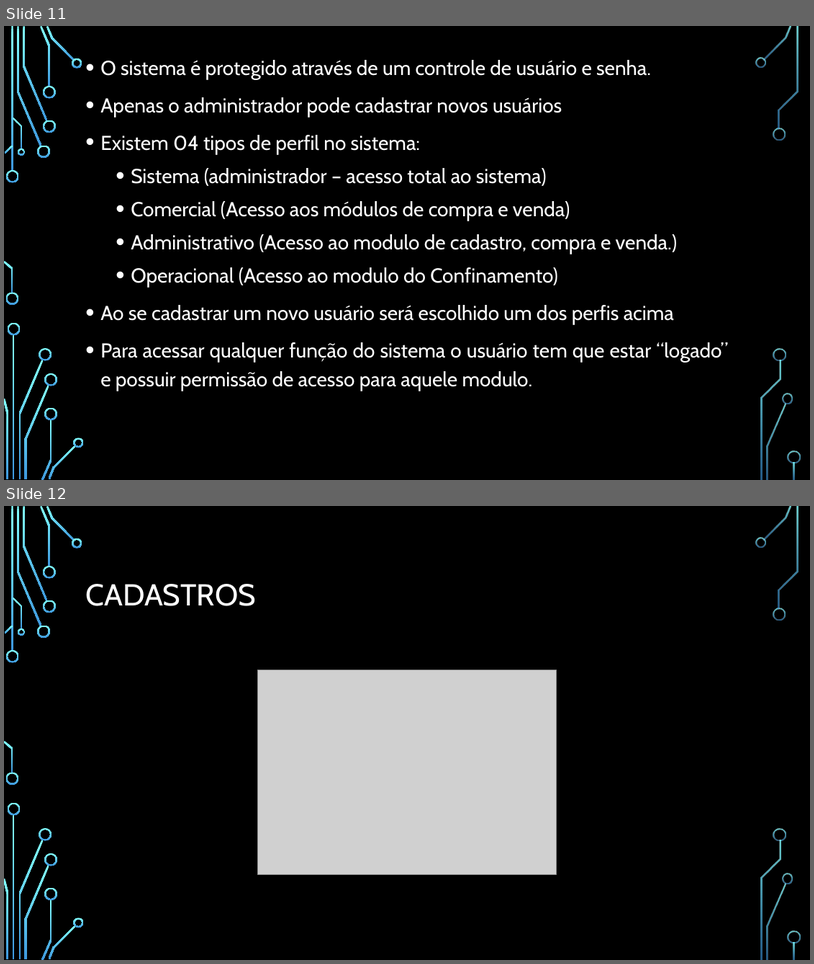
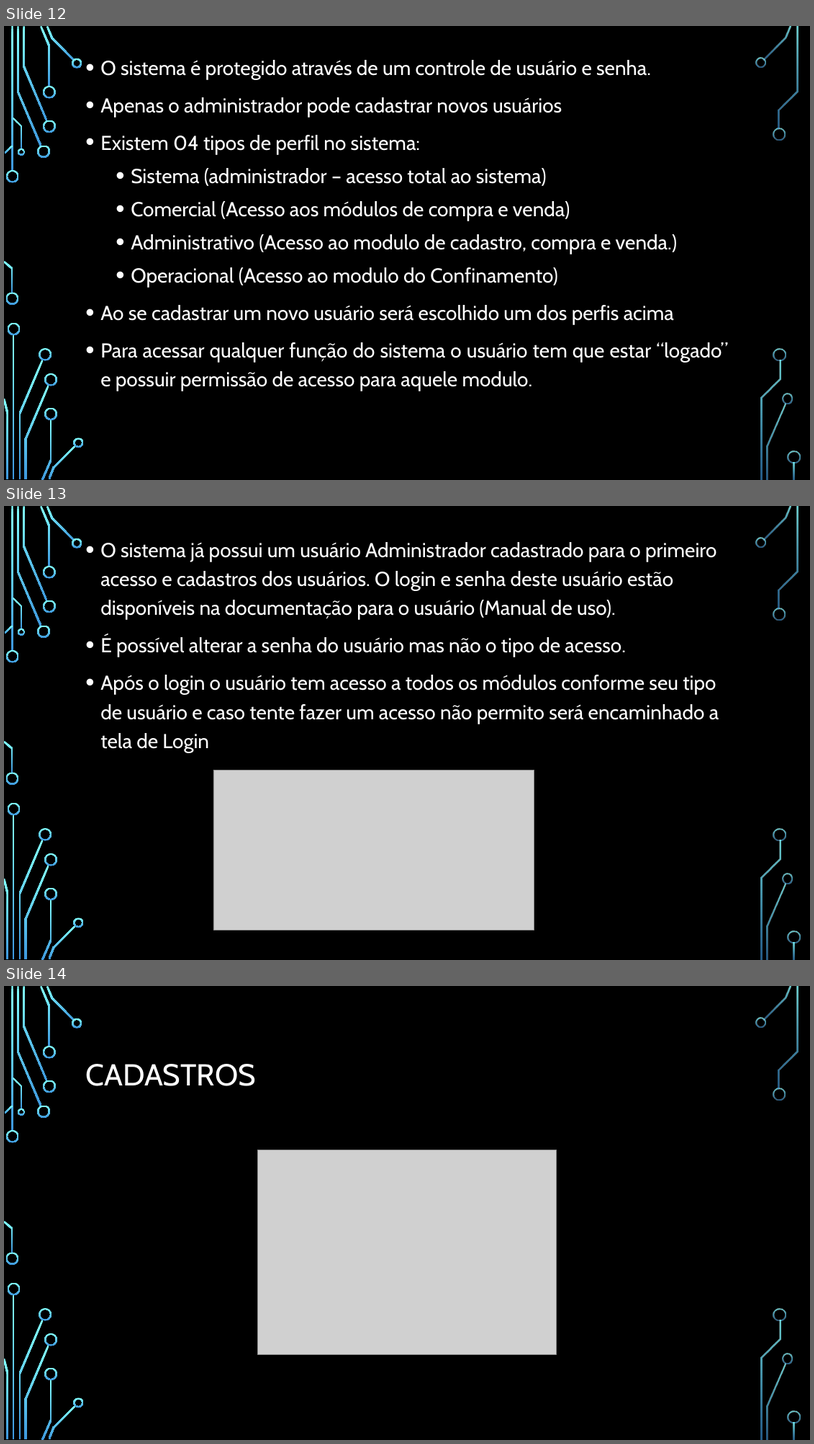
Before and after one commit to chav1985/GerenciamentoBovinos, a slide deck: GerenciamentoBovinos/Documentação/Apresentação/SISTEMA DE GERENCIAMENTO DE BOVINOS.pptx. Shown one above the other, each under a label of ours: slides 11 and 12 before the commit, slides 12, 13 and 14 after it. The pictures are 814x964 and 814x1444 pixels, drawn with LibreOffice and Linux fonts; fonts in the diff are those of the drawing; grey boxes stand for pictures; background and template pictures are left out. Boxes give left, top, right and bottom in pixels: in the first picture for what was removed or moved away, otherwise in the second. Text is boxed around its words. In the diff, an @@ line names an element or a change of style, - is before the commit and + after.

Commit message:
Documentação Final

```diff
--- a/GerenciamentoBovinos/Documentação/Apresentação/SISTEMA DE GERENCIAMENTO DE BOVINOS.pptx
+++ b/GerenciamentoBovinos/Documentação/Apresentação/SISTEMA DE GERENCIAMENTO DE BOVINOS.pptx
@@ slide 13 added at bbox=[4, 506, 810, 960], background picture (left out); not listed: 36 template elements that a slide beside it also shows @@
@@ text added at bbox=[100, 542, 719, 752], 24 pt, text #FFFFFF @@
+• O sistema já possui um usuário Administrador cadastrado para o primeiro acesso e cadastros dos usuários. O login e senha deste usuário estão disponíveis na documentação para o usuário (Manual de uso).
+• É possível alterar a senha do usuário mas não o tipo de acesso.
+• Após o login o usuário tem acesso a todos os módulos conforme seu tipo de usuário e caso tente fazer um acesso não permito será encaminhado a tela de Login
@@ picture added at bbox=[214, 770, 534, 929] @@
@@ what was slide 11 is now slide 12 @@
@@ what was slide 12 is now slide 14 @@
```
Also in this commit, not shown: 2 slides changed, 1 other slide added, 2 other files.
